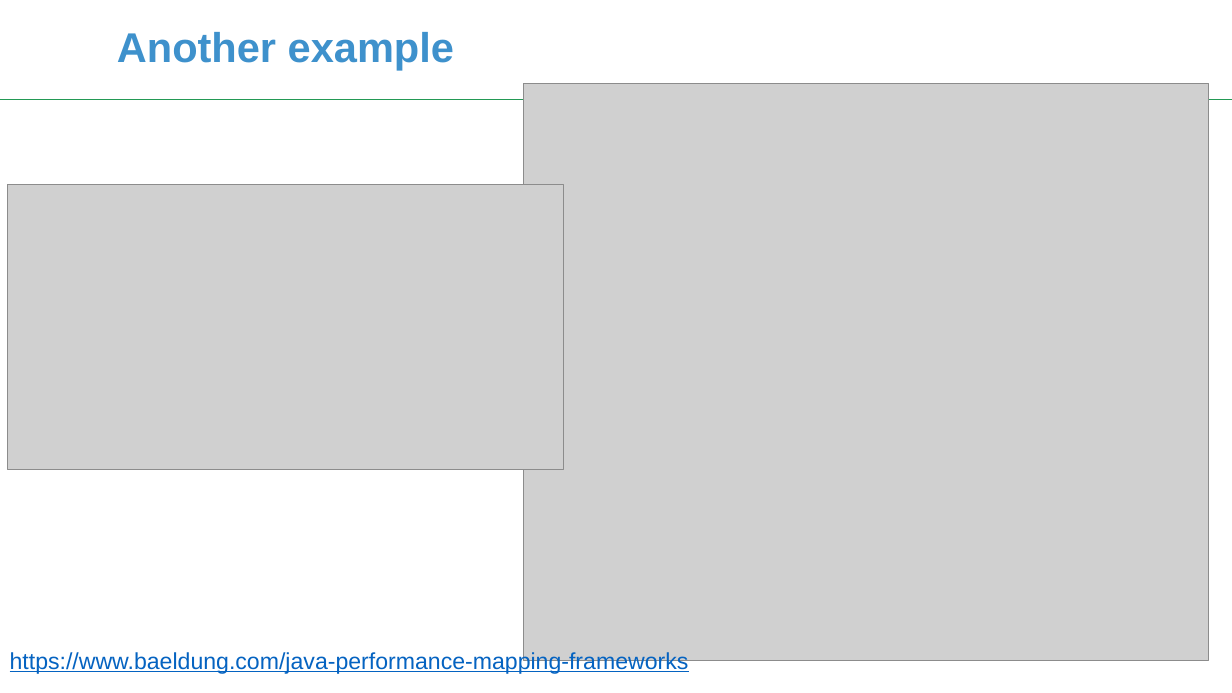
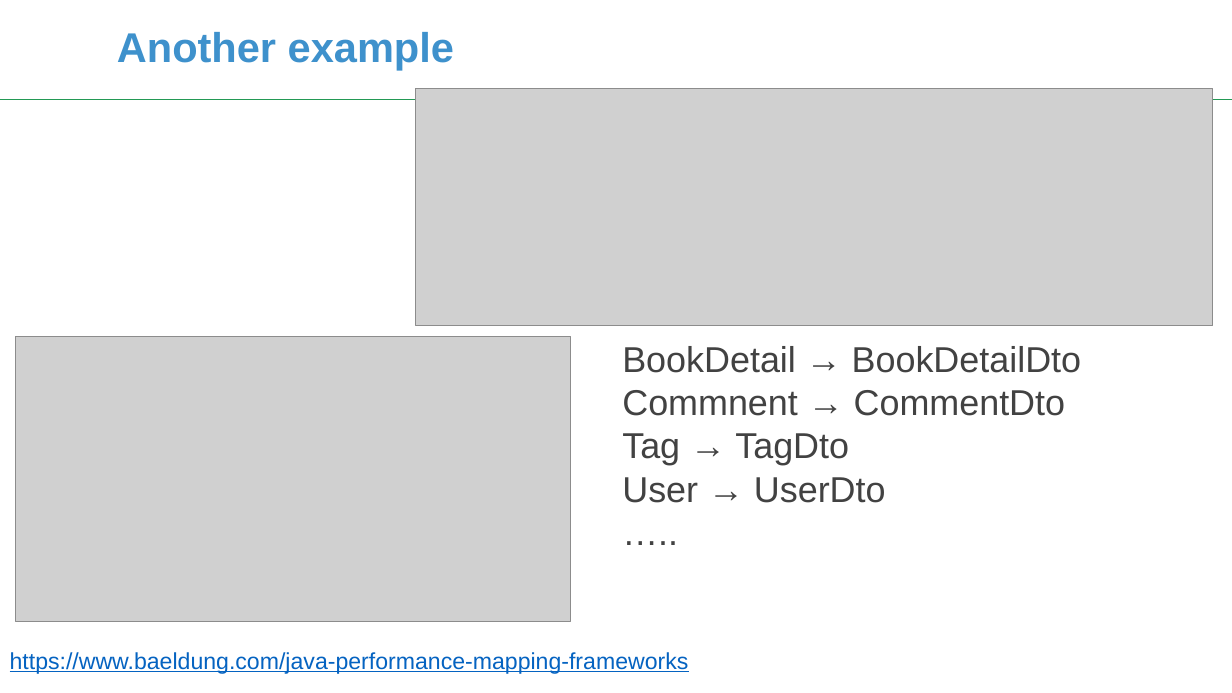
Before and after one commit to DevDay2019-AxonActive/DevDay2019---Advanced-Java, a slide deck: slide 4 of presentations/java_multiapi_gql_codegen.pptx (slide 13 before the commit). Drawn at 1232x693 pixels with LibreOffice and Linux fonts; fonts in the diff are those of the drawing; grey boxes stand for pictures; background and template pictures are left out. Boxes give left, top, right and bottom in pixels: in the first picture for what was removed or moved away, otherwise in the second. Text is boxed around its words. In the diff, an @@ line names an element or a change of style, - is before the commit and + after.

```diff
--- a/presentations/java_multiapi_gql_codegen.pptx
+++ b/presentations/java_multiapi_gql_codegen.pptx
@@ picture added at [416, 88, 1214, 325] @@
@@ picture removed at [524, 83, 1210, 661] @@
@@ picture: place and size @@
-picture at [7, 185, 563, 470]
+picture at [16, 336, 571, 621]
@@ text added at [622, 346, 1081, 503], 28 pt, text #424242 @@
+BookDetail → BookDetailDto
+Commnent → CommentDto
+Tag → TagDto
+User → UserDto
+…..
```
Also in this commit, not shown: 7 other slides changed, 1 slide removed, 2 other files.
